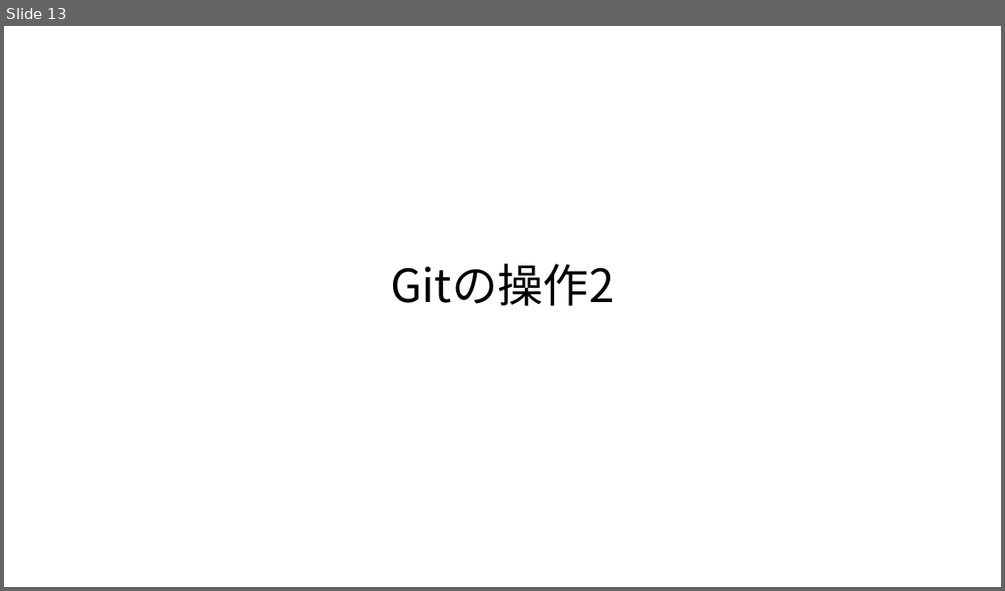
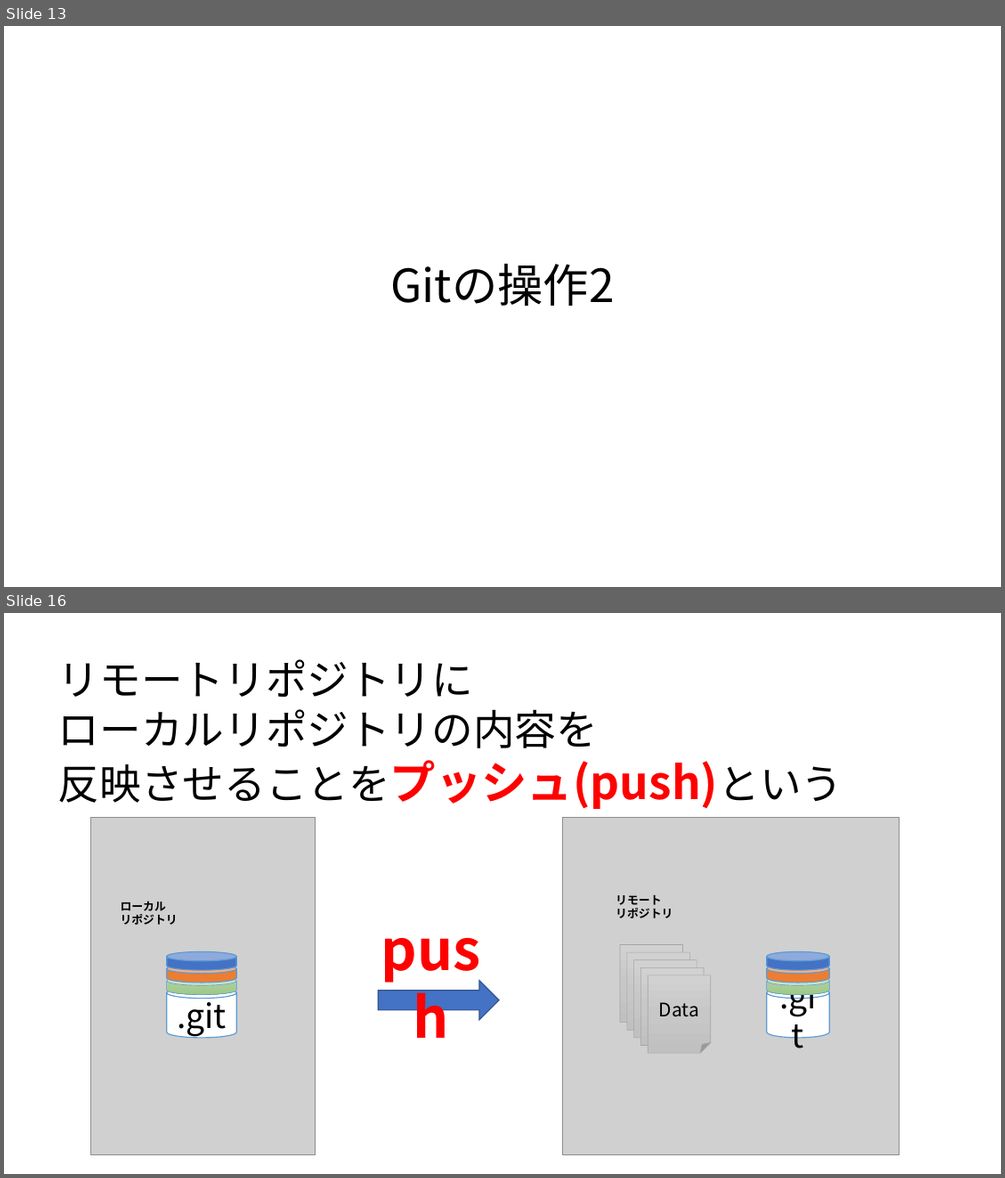
Before and after one commit to syalpon/master, a slide deck: git.pptx. Shown one above the other, each under a label of ours: slide 13 before the commit, slides 13 and 16 after it; the slides between them are not shown. The pictures are 1005x591 and 1005x1178 pixels, drawn with LibreOffice and Linux fonts; fonts in the diff are those of the drawing; grey boxes stand for pictures. Boxes give left, top, right and bottom in pixels: in the first picture for what was removed or moved away, otherwise in the second. Text is boxed around its words. In the diff, an @@ line names an element or a change of style, - is before the commit and + after.

```diff
--- a/git.pptx
+++ b/git.pptx
@@ slide 16 added at bbox=[4, 613, 1001, 1174], background #FFFFFF @@
@@ text added at bbox=[58, 659, 842, 809], 40 pt, text #000000 @@
+リモートリポジトリに
+ローカルリポジトリの内容を
+反映させることをプッシュ(push)という
@@ text added at bbox=[356, 910, 507, 986], 54 pt, text #FF0000, bold @@
+push
@@ group added at bbox=[90, 818, 316, 1155]: 4 cylinders, 1 picture, 1 text @@
+ローカル
+リポジトリ
+.git
@@ cylinder added at bbox=[767, 952, 830, 971], fill #4472C4, outline #5B9BD5 1 pt @@
@@ right arrow added at bbox=[378, 981, 499, 1020], fill #4472C4, outline #325491 1 pt @@
@@ cylinder added at bbox=[767, 976, 830, 995], fill gradient #B5D5A7 to #AACE9A to #9CC987, outline #5B9BD5 0.5 pt @@
@@ cylinder added at bbox=[767, 964, 830, 982], fill #ED7D31, outline #5B9BD5 1 pt @@
@@ group added at bbox=[563, 818, 900, 1155]: 5 folded corners, 1 picture, 1 text, 1 cylinder @@
+Data1
+Data1
+Data1
+Data1
+リモート
+リポジトリ
+.git
```
Also in this commit, not shown: 6 slides changed, 4 other slides added.
